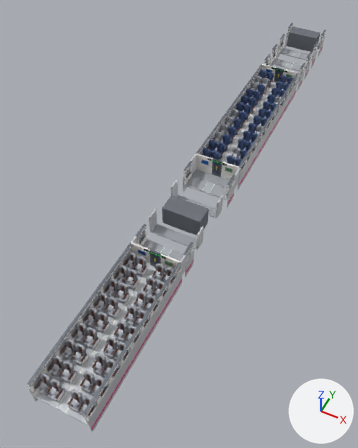
A saved change to the glTF model flutter/assets/models/car_green.glb.
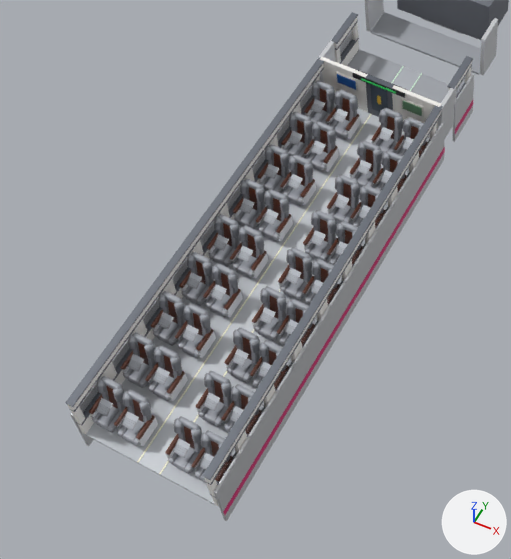
The first picture shows the older version from a 50 mm camera at (9.1, 81.7, 24.9) aimed at (-1.4, 102.7, -1.4). The close-ups show the older and then the newer version on the part from 0% to 58% of the width and 49% to 100% of the height of that picture. Only the edits that show in the close-ups are written down. Every picture has the same lights, and +X, +Y and +Z are marked at lower right. Vertices at exactly the same position are counted once.
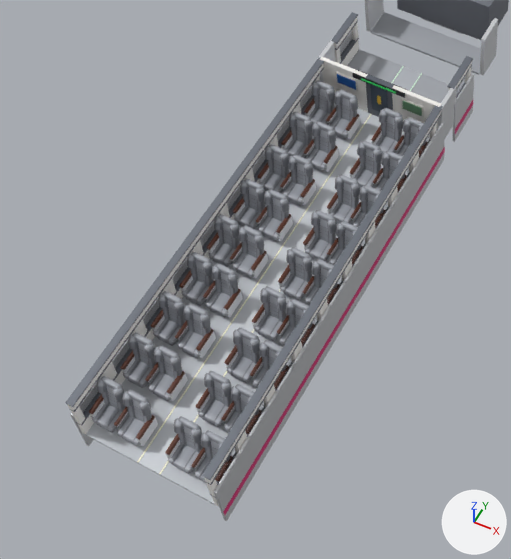
What differs and where, as boxes (x1, y1, x2, y2) in the close-ups (511 x 559 px):
'unavail_283', reshaped: (114, 389, 158, 446) in both
'unavail_288', reshaped: (145, 345, 188, 401) in both
'unavail_293', reshaped: (175, 303, 216, 358) in both
'unavail_298', reshaped: (203, 263, 243, 318) in both
'unavail_282', reshaped: (165, 416, 203, 474) in both
'unavail_287', reshaped: (196, 371, 232, 427) in both
'unavail_303', reshaped: (230, 225, 268, 279) in both
'unavail_292', reshaped: (224, 327, 260, 383) in both
'unavail_284', reshaped: before (89, 376, 126, 432); after (89, 376, 128, 432)
'unavail_308', reshaped: (256, 189, 293, 241) in both
'unavail_289', reshaped: before (120, 332, 157, 388); after (120, 332, 158, 388)
'unavail_297', reshaped: (252, 286, 287, 341) in both
'unavail_294', reshaped: before (150, 291, 186, 346); after (150, 291, 187, 346)
'unavail_302', reshaped: (278, 247, 312, 301) in both
'unavail_313', reshaped: (280, 154, 316, 206) in both
'unavail_299', reshaped: (179, 252, 214, 306) in both
'unavail_318', reshaped: (304, 121, 339, 172) in both
'unavail_304', reshaped: (206, 214, 240, 267) in both
'unavail_307', surface changed, reshaped (lighter): (303, 210, 336, 261) in both
'unavail_323', reshaped: (326, 90, 360, 140) in both
'unavail_309', surface changed, reshaped (brown to grey): (232, 179, 265, 229) in both
'unavail_312', surface changed, reshaped (lighter): (327, 174, 360, 224) in both
'unavail_314', surface changed, reshaped (brown to grey): (257, 144, 289, 193) in both
'unavail_317', surface changed, reshaped (lighter): (350, 140, 382, 188) in both
'unavail_319', surface changed, reshaped (brown to grey): (281, 112, 312, 158) in both
'unavail_322', surface changed, reshaped (lighter): (371, 108, 403, 154) in both
'unavail_324', surface changed, reshaped (brown to grey): (304, 80, 335, 125) in both
'unavail_281', surface changed, reshaped: (191, 430, 225, 483) in both
'unavail_286', surface changed, reshaped: (221, 384, 255, 432) in both
'unavail_291', surface changed, reshaped: (250, 340, 282, 388) in both
'unavail_296', surface changed, reshaped: (277, 298, 309, 346) in both
'unavail_301', surface changed, reshaped: (302, 259, 334, 305) in both
'unavail_306', surface changed, reshaped: (327, 221, 358, 266) in both
'unavail_311', surface changed, reshaped: (350, 185, 381, 227) in both
'unavail_316', surface changed, reshaped: (373, 150, 403, 191) in both
'unavail_321', surface changed, reshaped: (394, 117, 424, 156) in both
part 1 of me_dis_kai_blue_dualtone_seat_a, deleted: before (122, 109, 414, 469)
part 2 of me_dis_kai_blue_dualtone_seat_b, deleted: before (96, 99, 393, 458)

Patch to the scene script:
```diff
--- a/flutter/assets/models/car_green.glb.py
+++ b/flutter/assets/models/car_green.glb.py
@@ mat_material_32 @@
 mat_material_32 = principled_material('Material_32')
-mat_material_32.texture = img_image_5
+mat_material_32.base_color = (0.597, 0.0423, 0.127)  # pink #cb3a64
 mat_material_32.metallic = 0.06
@@ mat_material_33 @@
 mat_material_33 = principled_material('Material_33')
-mat_material_33.texture = img_image_6
+mat_material_33.texture = img_image_5
 mat_material_33.metallic = 0.06
@@ me_dis_kai_blue_dualtone_seat_a @@
 # used by ob_unavail_281; location = (1.22, 87.86, 1.33)
-me_dis_kai_blue_dualtone_seat_a.from_pydata(...)  # 1972 vertices, 3870 faces; spans x -0.333..0.314, y -0.304..0.333, z -0.015..1.133
+me_dis_kai_blue_dualtone_seat_a.from_pydata(...)  # 1968 vertices, 3868 faces; spans x -0.333..0.314, y -0.304..0.333, z -0.015..1.133
+# me_dis_kai_blue_dualtone_seat_a part 1: the loose piece of 4 vertices spanning x -0.135..0.135, y -0.197..0.037, z 0.623..0.757 is deleted
 me_dis_kai_blue_dualtone_seat_a.materials.append(mat_material_24)
@@ me_dis_kai_blue_dualtone_seat_a @@
 me_dis_kai_blue_dualtone_seat_a.materials.append(mat_material_28)
-me_dis_kai_blue_dualtone_seat_a.materials.append(mat_material_32)  # picture img_image_5
@@ me_dis_kai_blue_dualtone_seat_b @@
 # used by ob_unavail_282; location = (0.6, 87.86, 1.33)
-me_dis_kai_blue_dualtone_seat_b.from_pydata(...)  # 1732 vertices, 3398 faces; spans x -0.314..0.314, y -0.304..0.333, z -0.015..1.133
+me_dis_kai_blue_dualtone_seat_b.from_pydata(...)  # 1728 vertices, 3396 faces; spans x -0.314..0.314, y -0.304..0.333, z -0.015..1.133
+# me_dis_kai_blue_dualtone_seat_b part 2: the loose piece of 4 vertices spanning x -0.135..0.135, y -0.197..0.037, z 0.623..0.757 is deleted
 me_dis_kai_blue_dualtone_seat_b.materials.append(mat_material_24)
@@ me_dis_kai_blue_dualtone_seat_b @@
 me_dis_kai_blue_dualtone_seat_b.materials.append(mat_material_28)
-me_dis_kai_blue_dualtone_seat_b.materials.append(mat_material_32)  # picture img_image_5
```
